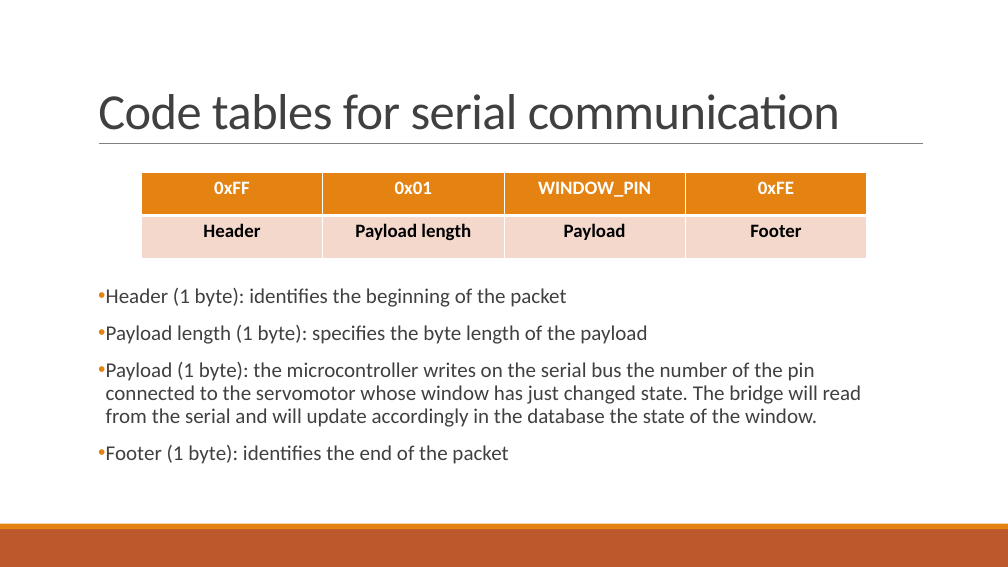
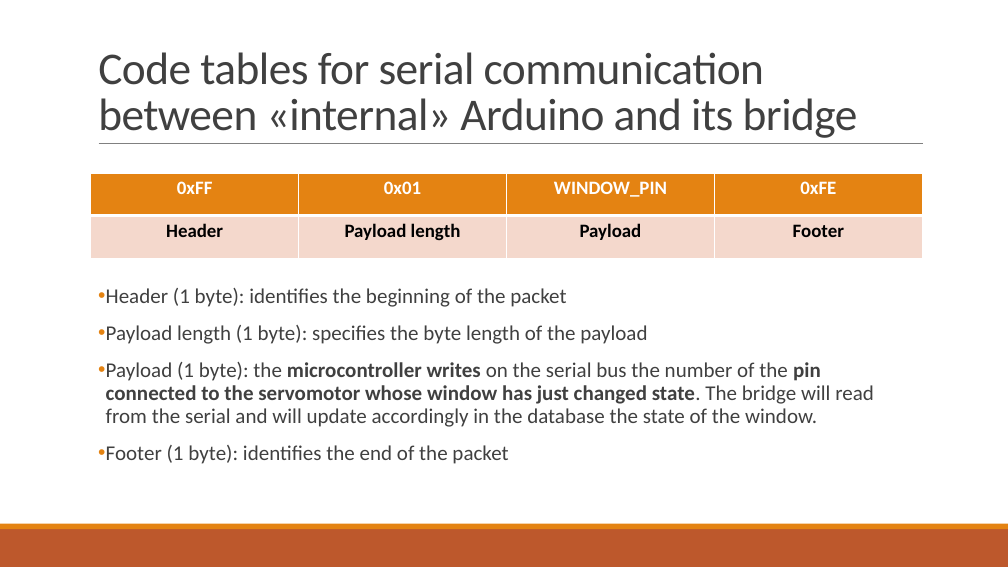
Before and after one commit to francescobaraldi/smart-neighborhood, a slide deck: slide 17 of Smart Neighborhood.pptx (slide 14 before the commit). Drawn at 1008x567 pixels with LibreOffice and Linux fonts; fonts in the diff are those of the drawing. Boxes give left, top, right and bottom in pixels: in the first picture for what was removed or moved away, otherwise in the second. Text is boxed around its words. In the diff, an @@ line names an element or a change of style, - is before the commit and + after.

```diff
--- a/Smart Neighborhood.pptx
+++ b/Smart Neighborhood.pptx
@@ title at <box>98,52,858,138</box>: text changed; size 48 to 43.2 pt @@
-Code tables for serial communication
+Code tables for serial communication between «internal» Arduino and its bridge
@@ table: place and size @@
-table at <box>141,172,867,259</box>
+table at <box>91,173,923,259</box>
@@ text at <box>106,362,874,427</box>: bold on in "microcontroller writes pin connected to the servomotor ..." @@
```
Also in this commit, not shown: 16 other slides changed, 8 slides added, 2 slides removed.
